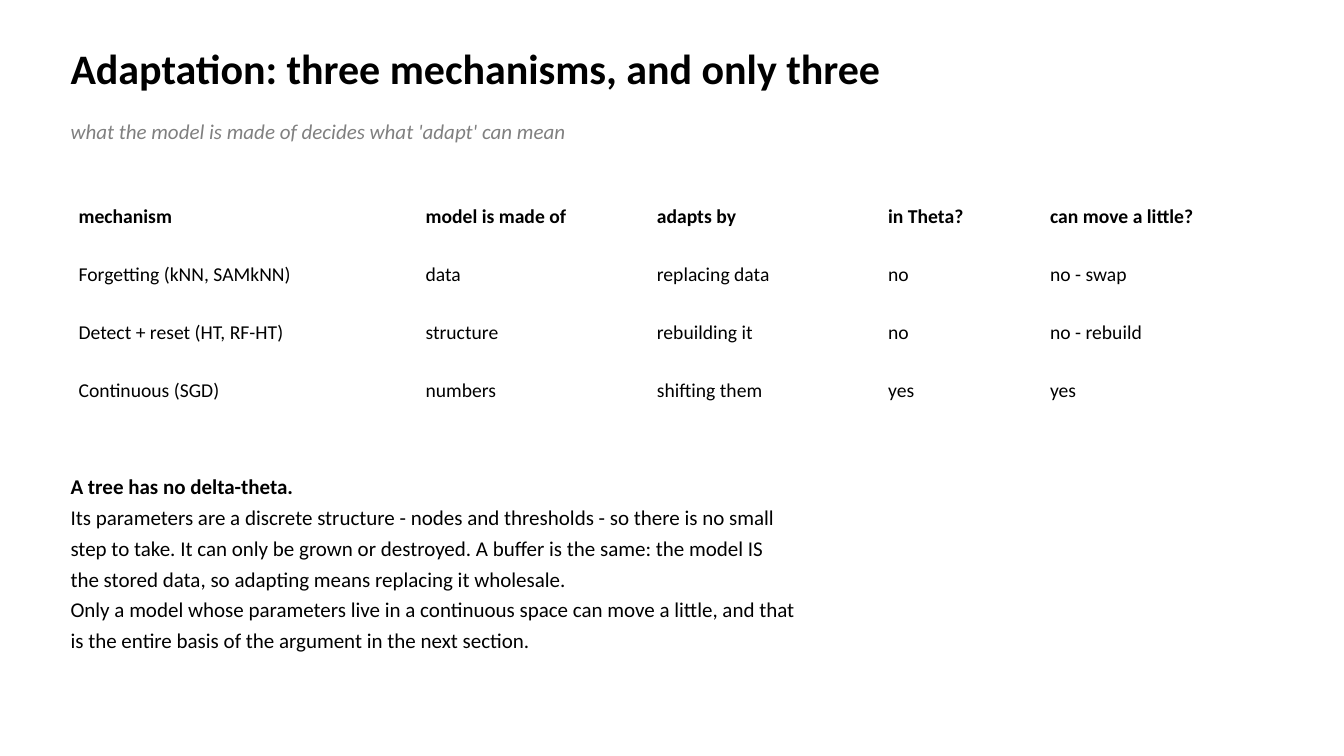
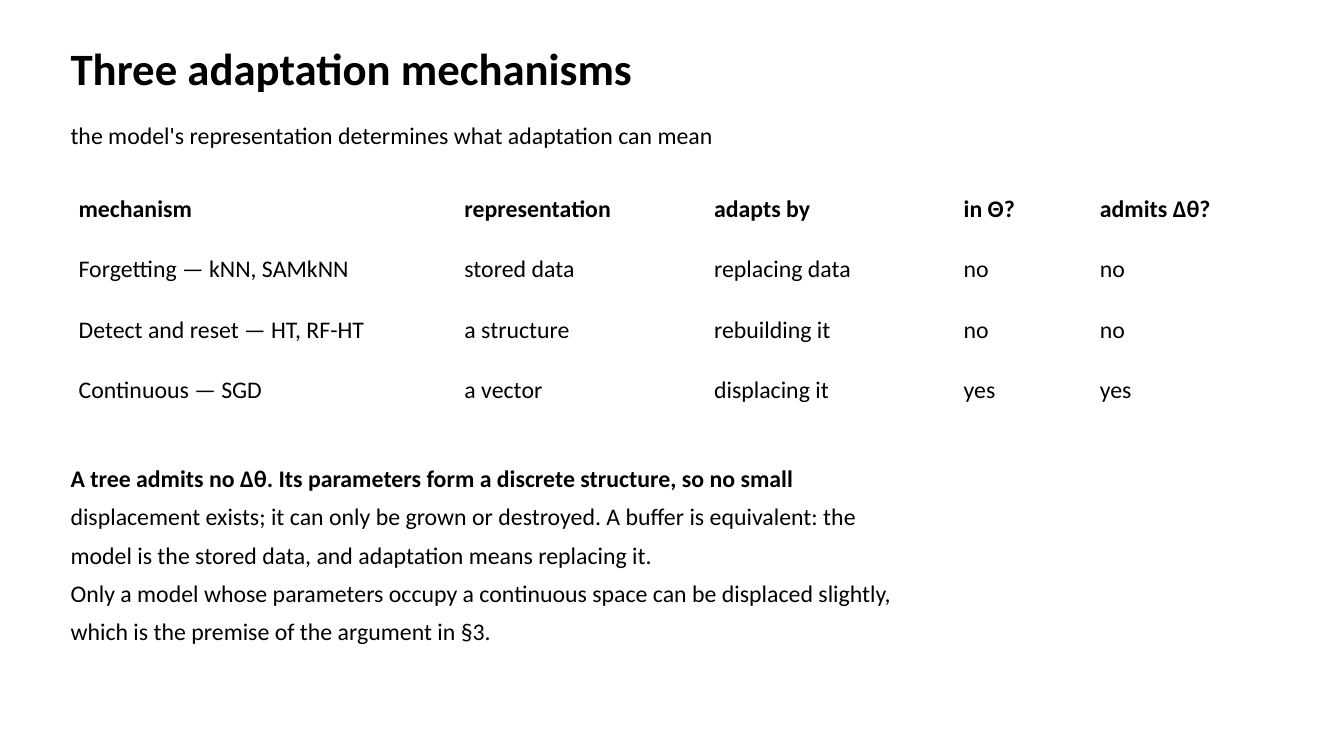
Before and after one commit to phuong0111/time-series-research, a slide deck: slide 11 of data-drift/seminar.pptx. Drawn at 1344x756 pixels with LibreOffice and Linux fonts; fonts in the diff are those of the drawing. Boxes give left, top, right and bottom in pixels: in the first picture for what was removed or moved away, otherwise in the second. Text is boxed around its words. In the diff, an @@ line names an element or a change of style, - is before the commit and + after.

```diff
--- a/data-drift/seminar.pptx
+++ b/data-drift/seminar.pptx
@@ text at (71, 53, 632, 92): text changed; size 30 to 32 pt @@
-Adaptation: three mechanisms, and only three
+Three adaptation mechanisms
@@ text at (71, 127, 713, 148): text changed; size 15 to 17 pt; text colour #808080 to #000000; italic off @@
-what the model is made of decides what 'adapt' can mean
+the model's representation determines what adaptation can mean
@@ table at (71, 192, 1274, 434) @@
-row 1: mechanism | model is made of | adapts by | in Theta? | can move a little?
+row 1: mechanism | representation | adapts by | in Θ? | admits Δθ?
-row 2: Forgetting (kNN, SAMkNN) | data | replacing data | no | no - swap
+row 2: Forgetting — kNN, SAMkNN | stored data | replacing data | no | no
-row 3: Detect + reset (HT, RF-HT) | structure | rebuilding it | no | no - rebuild
+row 3: Detect and reset — HT, RF-HT | a structure | rebuilding it | no | no
-row 4: Continuous (SGD) | numbers | shifting them | yes | yes
+row 4: Continuous — SGD | a vector | displacing it | yes | yes
@@ size 14 to 17 pt in "mechanism", "adapts by", "replacing data", "no" and 4 more places @@
@@ table: place and size @@
-table at (71, 202, 1272, 434)
+table at (71, 192, 1274, 434)
@@ text at (71, 470, 890, 644): text changed; size 15 to 17 pt @@
-A tree has no delta-theta.
-Its parameters are a discrete structure - nodes and thresholds - so there is no small
-step to take. It can only be grown or destroyed. A buffer is the same: the model IS
-the stored data, so adapting means replacing it wholesale.
-Only a model whose parameters live in a continuous space can move a little, and that
-is the entire basis of the argument in the next section.
+A tree admits no Δθ. Its parameters form a discrete structure, so no small
+displacement exists; it can only be grown or destroyed. A buffer is equivalent: the
+model is the stored data, and adaptation means replacing it.
+Only a model whose parameters occupy a continuous space can be displaced slightly,
+which is the premise of the argument in §3.
```
Also in this commit, not shown: 23 other slides changed, 3 slides added, 3 slides removed, 1 other file.
